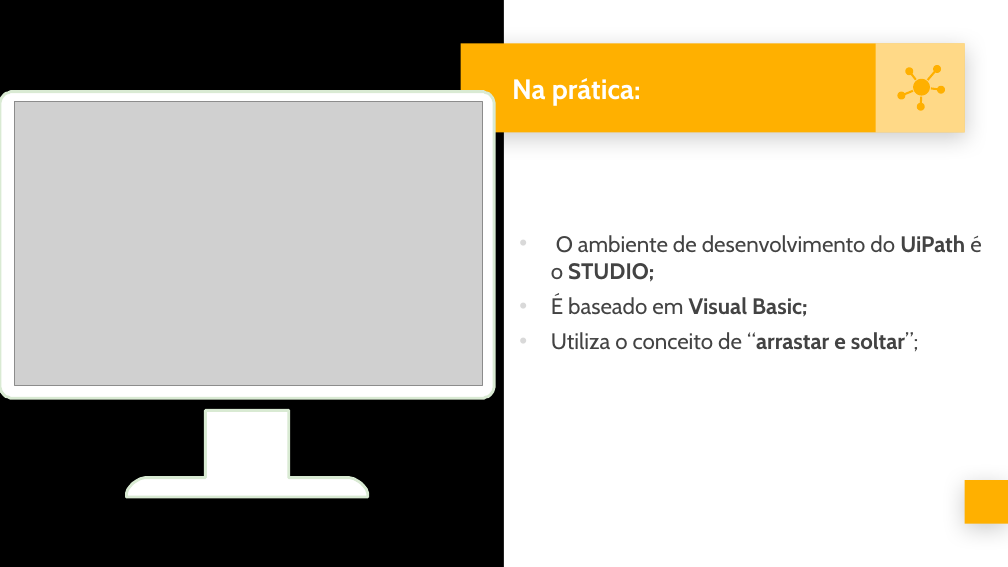
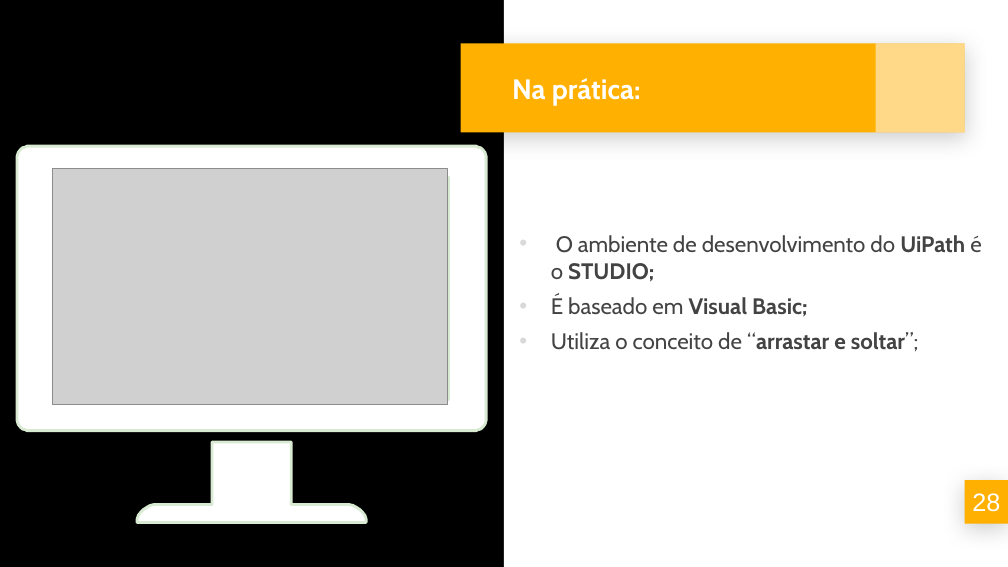
Before and after one commit to llmel/projeto2, a slide deck: slide 28 of documentacao/Slide/Slides Banca TCM.pptx. Drawn at 1008x567 pixels with LibreOffice and Linux fonts; fonts in the diff are those of the drawing; grey boxes stand for pictures. Boxes give left, top, right and bottom in pixels: in the first picture for what was removed or moved away, otherwise in the second. Text is boxed around its words. In the diff, an @@ line names an element or a change of style, - is before the commit and + after.

```diff
--- a/documentacao/Slide/Slides Banca TCM.pptx
+++ b/documentacao/Slide/Slides Banca TCM.pptx
@@ group removed at (897,66,944,111): 6 freeform shapes @@
@@ freeform shape: place and size @@
-freeform shape at (0,92,494,398)
+freeform shape at (17,146,486,430)
@@ picture: place and size @@
-picture at (15,102,483,386)
+picture at (52,168,448,404)
@@ freeform shape: place and size @@
-freeform shape at (126,410,367,497)
+freeform shape at (137,443,366,523)
@@ text added at (972,493,1000,512), 18 pt, text #FFFFFF @@
+28
```
Also in this commit, not shown: 11 other slides changed, 4 slides added, 4 slides removed.
